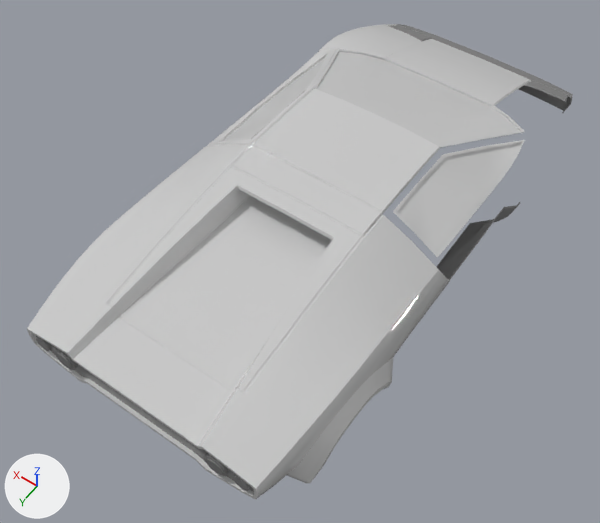
The FBX model Prototype/Assets/Game/V1/Art/Meshes/Vehicles/amaretto_bull.fbx as it was, and as the next commit left it.
Before and after are seen from a 50 mm lens placed at (-0.233, 0.393, 0.564), pointed at (0.005, 0.06, 0.041). Arrows for +X, +Y and +Z are at lower left; the lights stay in place. Where no turn or scale is listed for an object, it has been applied to the vertices. Vertices at the same position are counted once.

Script lines for the objects in view, before the commit:
```python
ob_body_paintable = bpy.data.objects.new('Body_paintable', me_mesh)
ob_body_paintable.location = (0.0, 0.0, 0.0)
ob_details = bpy.data.objects.new('Details', me_mesh_002)
ob_details.location = (0.0, 0.0, 0.0)
ob_doors_paintable = bpy.data.objects.new('Doors_paintable', me_mesh_004)
ob_doors_paintable.location = (0.0, 0.0, 0.0)
ob_frontfender_paintable = bpy.data.objects.new('FrontFender_paintable', me_mesh_006)
ob_frontfender_paintable.location = (0.0, 0.0, 0.0)
ob_hood_paintable = bpy.data.objects.new('Hood_paintable', me_mesh_008)
ob_hood_paintable.location = (0.0, 0.0, 0.0)
ob_rearfender_paintable = bpy.data.objects.new('RearFender_paintable', me_mesh_009)
ob_rearfender_paintable.location = (0.0, 0.0, 0.0)
ob_roof_paintable = bpy.data.objects.new('Roof_paintable', me_mesh_007)
ob_roof_paintable.location = (0.0, 0.0, 0.0)
ob_trunk_paintable = bpy.data.objects.new('Trunk_paintable', me_mesh_005)
ob_trunk_paintable.location = (0.0, 0.0, 0.0)
ob_windows = bpy.data.objects.new('Windows', me_mesh_003)
ob_windows.location = (0.0, 0.0, 0.0)
# also in view: 'Chrome (4)' at (0.0, 0.053, 0.091)
```
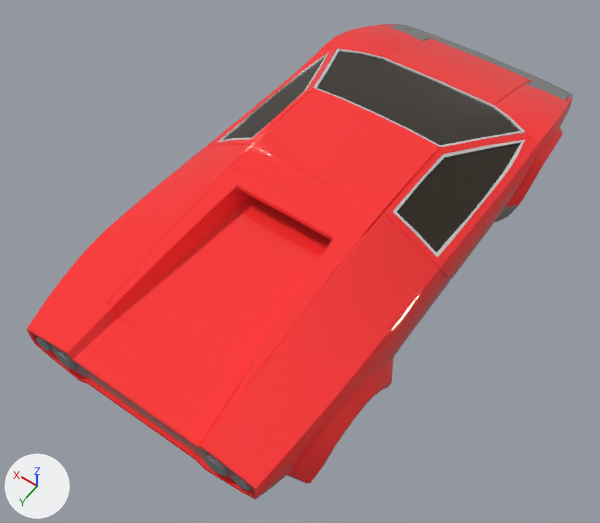
Location of each change, [x1, y1, x2, y2] in pixels of the pictures (600 x 523 px):
'RearFender_paintable', recoloured (grey to red)
    both: [27, 145, 450, 500]
'Hood_paintable', recoloured (grey to red)
    both: [109, 167, 363, 392]
'Windows', recoloured
    both: [224, 52, 523, 253]
'Roof_paintable', recoloured (grey to red)
    both: [252, 88, 440, 214]
'Doors_paintable', recoloured, reshaped (grey to red)
    before: [207, 49, 337, 147]
    after: [207, 49, 536, 279]
'FrontFender_paintable', recoloured, reshaped (grey to red)
    before: [318, 24, 421, 58]
    after: [318, 24, 572, 207]
'Body_paintable', recoloured (grey to red)
    both: [231, 147, 382, 237]
'Trunk_paintable', recoloured (grey to red)
    both: [386, 39, 531, 105]
part 1 of me_mesh_004, added (red)
    after: [382, 133, 536, 279]
part 2 of me_mesh_006, added (red)
    after: [495, 85, 572, 207]

The change, as a diff of the scene's bpy script:
```diff
--- a/Prototype/Assets/Game/V1/Art/Meshes/Vehicles/amaretto_bull.fbx.py
+++ b/Prototype/Assets/Game/V1/Art/Meshes/Vehicles/amaretto_bull.fbx.py
@@ mat_paint @@
 mat_paint = principled_material('Paint')
-mat_paint.base_color = (0.6, 0.6, 0.6)  # light grey #cbcbcb
+mat_paint.base_color = (0.98, 0.03, 0.03)  # red #fd3030
 mat_paint.roughness = 0.0
@@ mat_windows @@
 mat_windows = principled_material('Windows')
-mat_windows.base_color = (0.6, 0.6, 0.6)  # light grey #cbcbcb
+mat_windows.base_color = (0.0221, 0.0134, 0.00425)  # black #291f0e
 mat_windows.roughness = 0.0
@@ me_mesh_004 @@
 me_mesh_004.from_pydata(...)  # 78 vertices, 63 faces; spans x 0.057..0.11, y -0.119..0.049, z 0.046..0.13
 # used by ob_doors_paintable; location = (0.0, 0.0, 0.0)
+# me_mesh_004 part 1: the loose piece of 78 vertices spanning x 0.057..0.11, y -0.119..0.049, z 0.046..0.13 is copied, and the copy is mirrored in x about the mesh origin; it spans x -0.11..-0.057, y -0.119..0.049, z 0.046..0.13
 me_mesh_004.materials.append(mat_paint)
@@ me_mesh_006 @@
 me_mesh_006.from_pydata(...)  # 112 vertices, 94 faces; spans x 0.054..0.115, y -0.229..-0.069, z 0.034..0.097
 # used by ob_frontfender_paintable; location = (0.0, 0.0, 0.0)
+# me_mesh_006 part 2: the loose piece of 112 vertices spanning x 0.054..0.115, y -0.229..-0.069, z 0.034..0.097 is copied, and the copy is mirrored in x about the mesh origin; it spans x -0.115..-0.054, y -0.229..-0.069, z 0.034..0.097
 me_mesh_006.materials.append(mat_paint)
```
